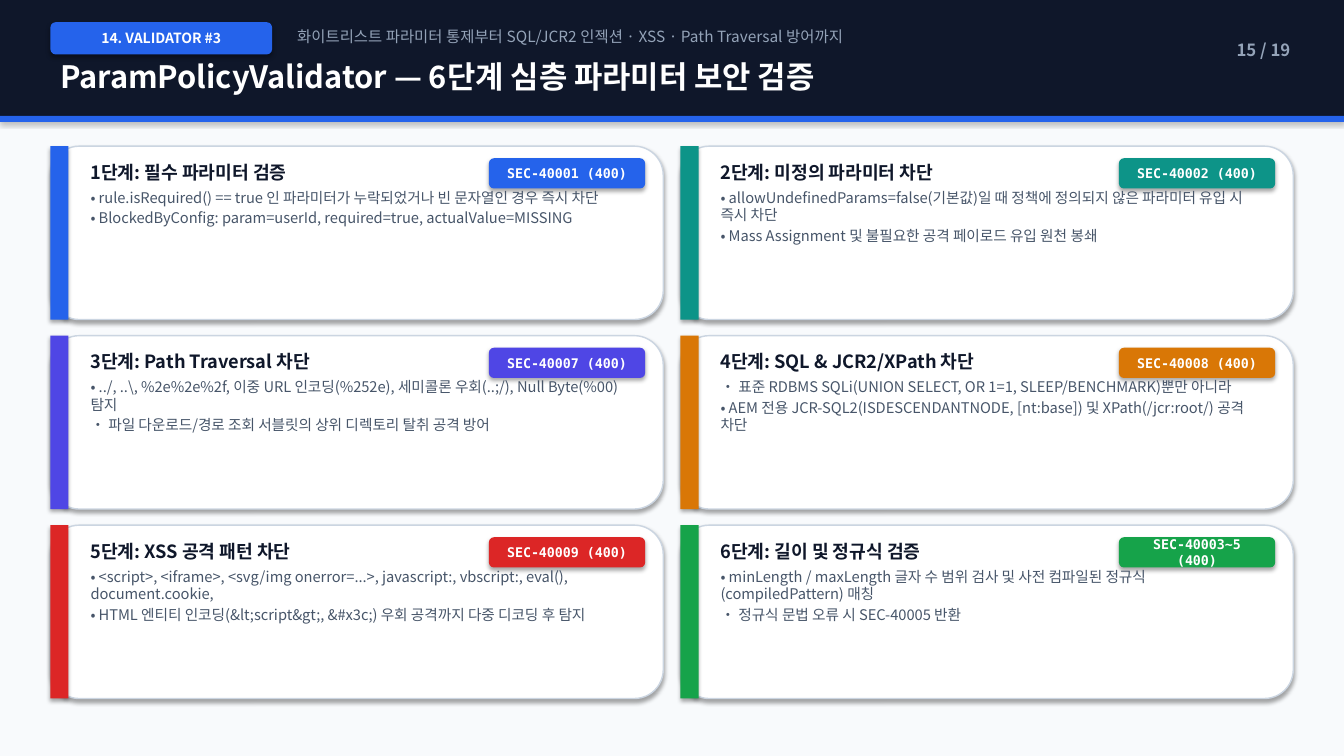
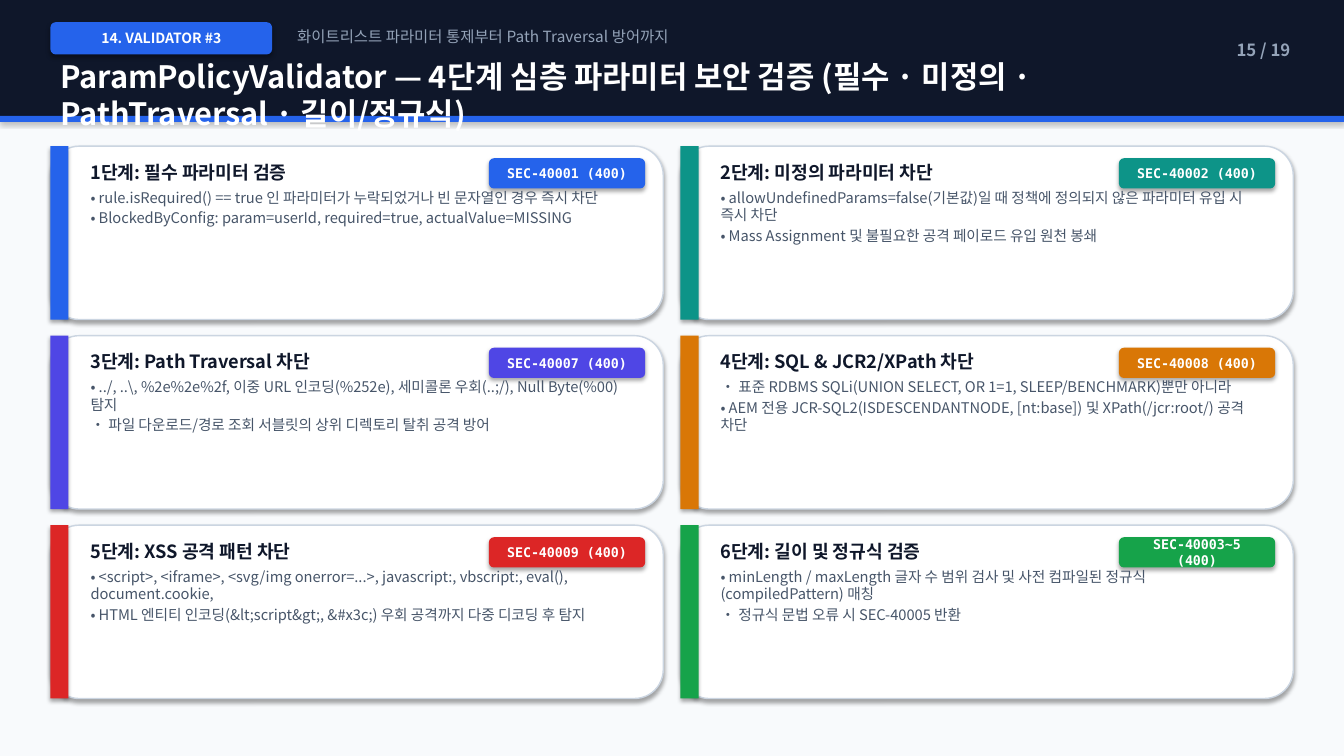
Before and after one commit to suafafa/security-simple, a slide deck: slide 15 of docs/AEM_Security_Simple_Architecture_Guide.pptx. Drawn at 1344x756 pixels with LibreOffice and Linux fonts; fonts in the diff are those of the drawing. Boxes give left, top, right and bottom in pixels: in the first picture for what was removed or moved away, otherwise in the second. Text is boxed around its words. In the diff, an @@ line names an element or a change of style, - is before the commit and + after.

Commit message:
feat: Add pluggable PolicyValidator architecture with AbstractPolicyValidator, RunModePolicyValidator, and updated docs/PPT

```diff
--- a/docs/AEM_Security_Simple_Architecture_Guide.pptx
+++ b/docs/AEM_Security_Simple_Architecture_Guide.pptx
@@ text at (297, 29, 669, 43): text changed @@
-화이트리스트 파라미터 통제부터 SQL/JCR2 인젝션 · XSS · Path Traversal 방어까지
+화이트리스트 파라미터 통제부터 Path Traversal 방어까지
@@ text at (60, 62, 1007, 133): text changed @@
-ParamPolicyValidator — 6단계 심층 파라미터 보안 검증
+ParamPolicyValidator — 4단계 심층 파라미터 보안 검증 (필수 · 미정의 · PathTraversal · 길이/정규식)
```
Also in this commit, not shown: 5 other slides changed, 15 other files.
